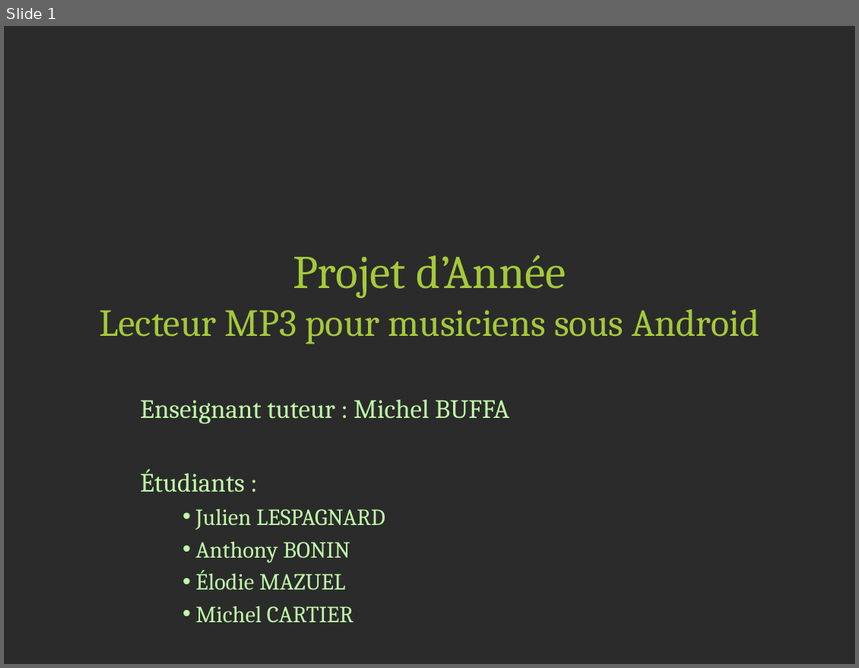
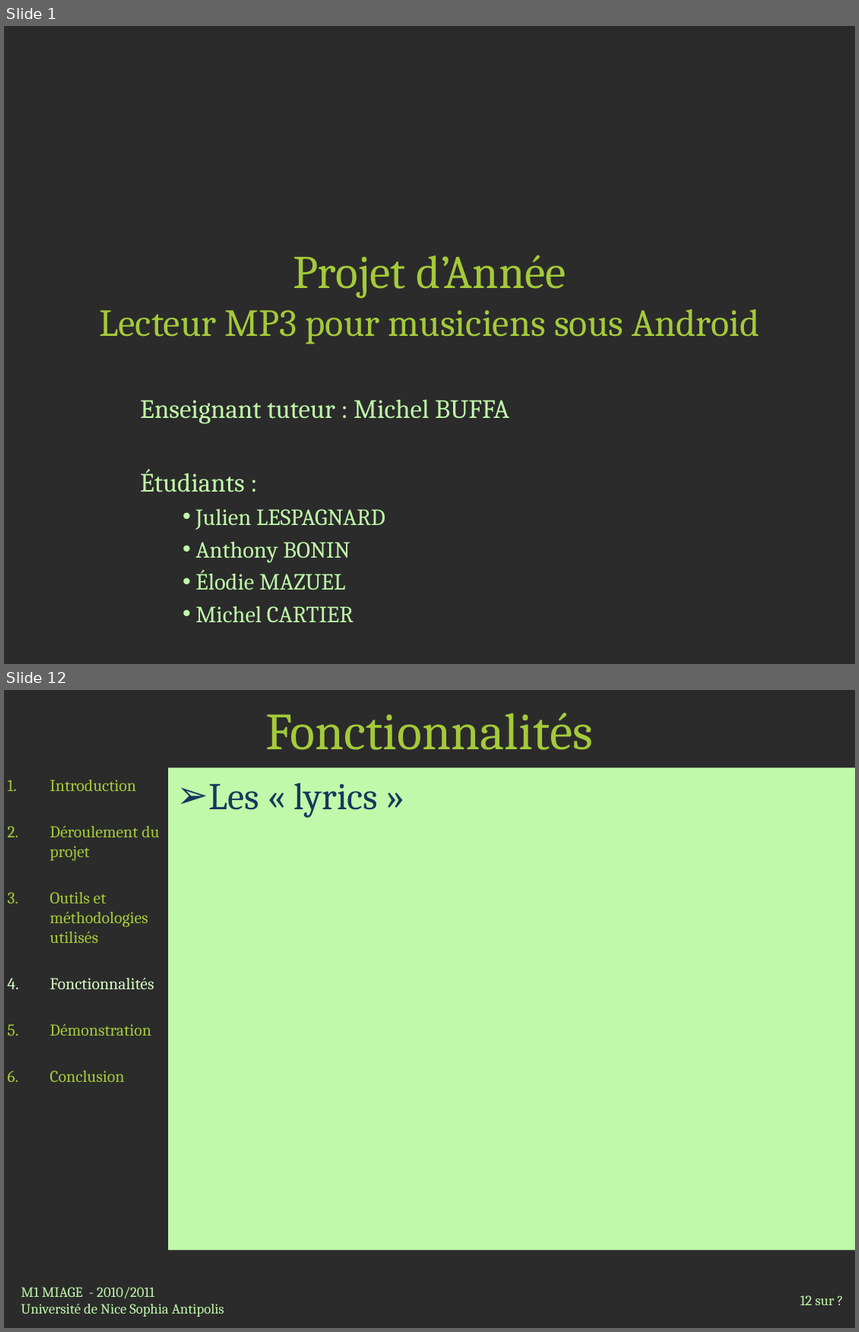
Before and after one commit to jlespagnard/android-advanced-player, a slide deck: AAP/docs/Presentation.pptx. Shown one above the other, each under a label of ours: slide 1 before the commit, slides 1 and 12 after it; the slides between them are not shown. The pictures are 859x668 and 859x1332 pixels, drawn with LibreOffice and Linux fonts; fonts in the diff are those of the drawing; background and template pictures are left out; a plain dark background stands for a picture behind light text. Boxes give left, top, right and bottom in pixels: in the first picture for what was removed or moved away, otherwise in the second. Text is boxed around its words. In the diff, an @@ line names an element or a change of style, - is before the commit and + after.

```diff
--- a/AAP/docs/Presentation.pptx
+++ b/AAP/docs/Presentation.pptx
@@ slide 12 added at <box>4,690,855,1328</box>, background picture (left out) @@
@@ title added at <box>265,713,593,750</box>, 44 pt, text #A4CA39 @@
+Fonctionnalités
@@ text added at <box>50,780,159,1082</box>, 14 pt, text #A4CA39 @@
+1. Introduction
+2. Déroulement du projet
+3. Outils et méthodologies utilisés
+4. Fonctionnalités
+5. Démonstration
+6. Conclusion
@@ text added at <box>168,768,855,1251</box>, fill #C0F9A9, 32 pt, text #17375E @@
+➢ Les « lyrics »
@@ text added at <box>21,1287,224,1317</box>, 12 pt, text #C0F9A9 @@
+M1 MIAGE - 2010/2011
+Université de Nice Sophia Antipolis
@@ page number added at <box>800,1296,835,1306</box>, 12 pt, text #C0F9A9 @@
+12 sur ?
```
Also in this commit, not shown: 7 slides changed, 7 other slides added, 4 other files.
